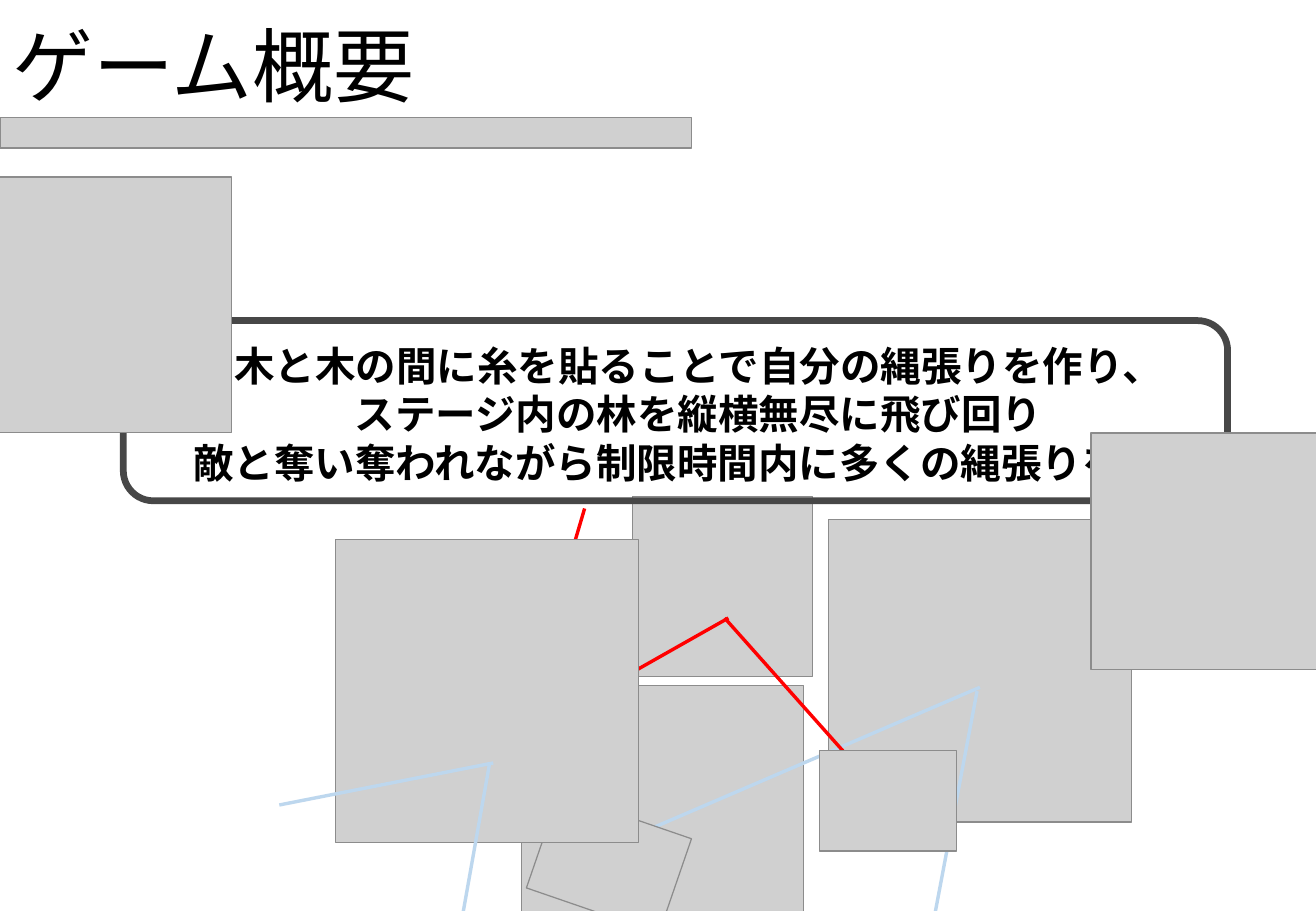
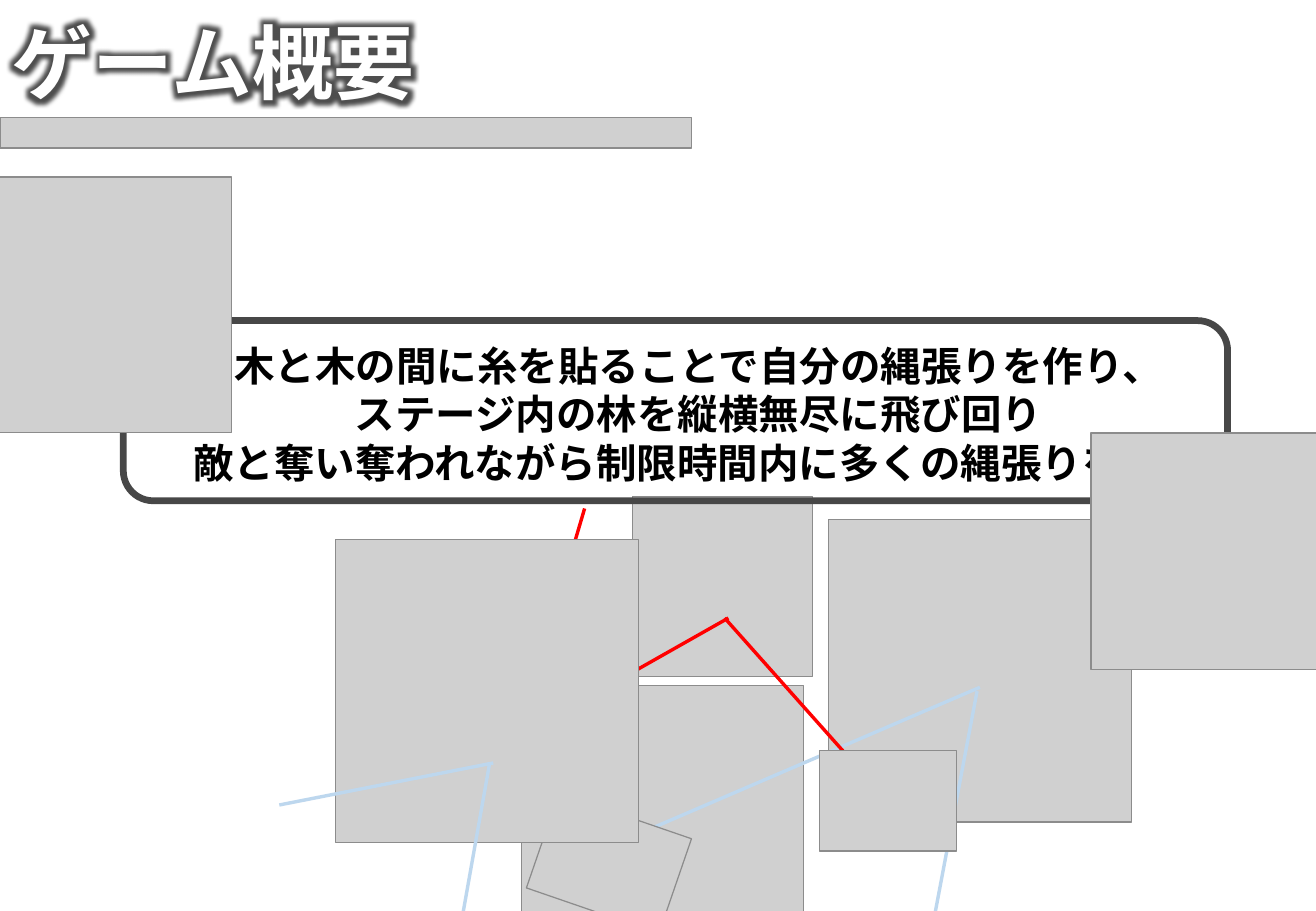
Before and after one commit to NHGC20172H02/PL, a slide deck: slide 3 of 企画や仕様(統合用)/String Territory(修正版).pptx. Drawn at 1316x911 pixels with LibreOffice and Linux fonts; fonts in the diff are those of the drawing; grey boxes stand for pictures; background and template pictures are left out. Boxes give left, top, right and bottom in pixels: in the first picture for what was removed or moved away, otherwise in the second. Text is boxed around its words. In the diff, an @@ line names an element or a change of style, - is before the commit and + after.

```diff
--- a/企画や仕様(統合用)/String Territory(修正版).pptx
+++ b/企画や仕様(統合用)/String Territory(修正版).pptx
@@ text "ゲーム概要" at (12, 18, 414, 108): font Noto Sans CJK JP to Arial, text colour #000000 to #FFFFFF, bold on; line spacing 0.9 to 1; vertical alignment middle to top @@
```
Also in this commit, not shown: 6 other slides changed, 2 slides added, 2 slides removed, 14 other files.
